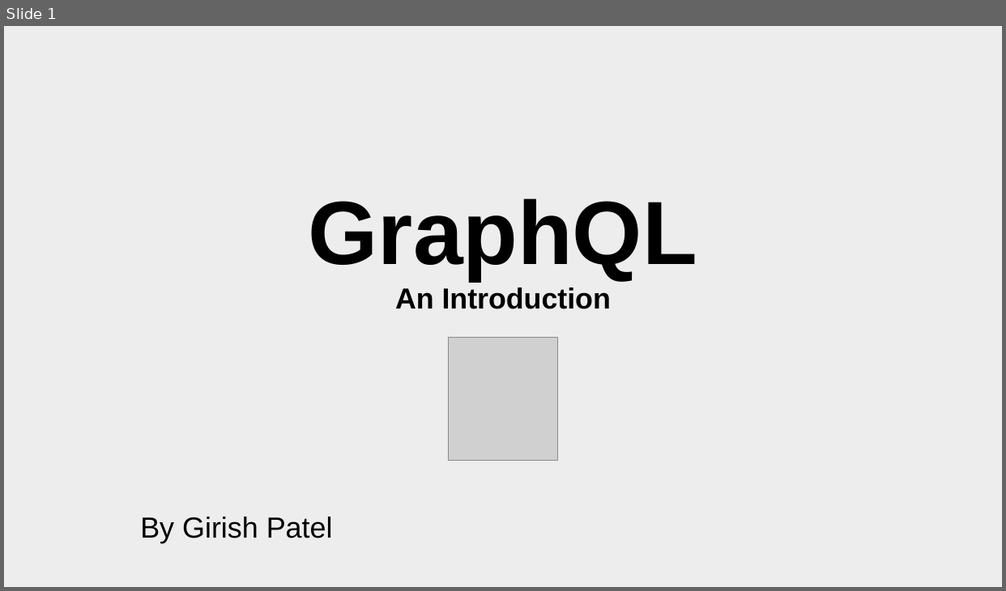
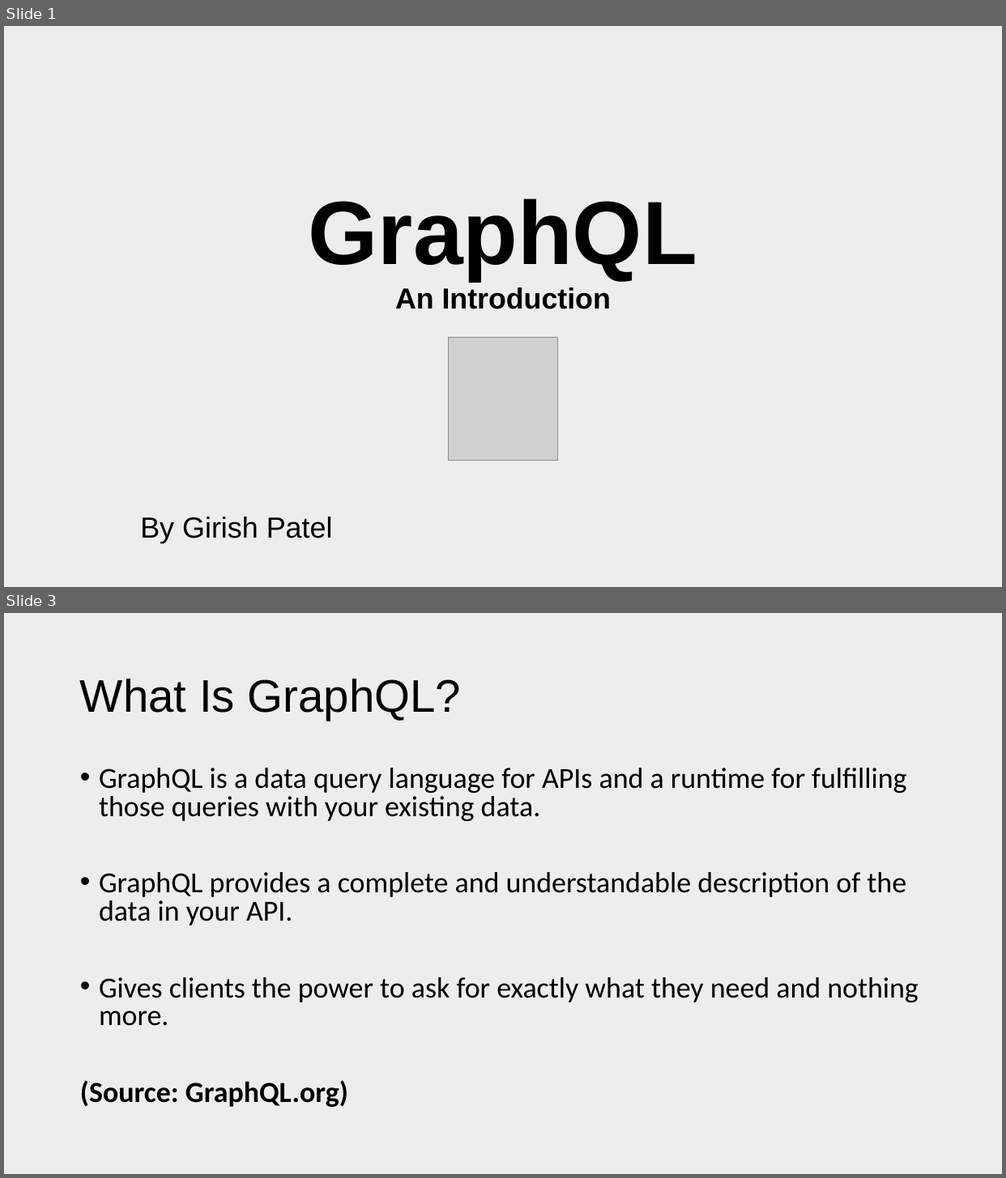
Before and after one commit to patelg123/graphql-presentation, a slide deck: current.pptx. Shown one above the other, each under a label of ours: slide 1 before the commit, slides 1 and 3 after it; the slides between them are not shown. The pictures are 1006x591 and 1006x1178 pixels, drawn with LibreOffice and Linux fonts; fonts in the diff are those of the drawing; grey boxes stand for pictures. Boxes give left, top, right and bottom in pixels: in the first picture for what was removed or moved away, otherwise in the second. Text is boxed around its words. In the diff, an @@ line names an element or a change of style, - is before the commit and + after.

```diff
--- a/current.pptx
+++ b/current.pptx
@@ slide 3 added at <box>4,613,1002,1174</box>, background #EDEDED @@
@@ title added at <box>80,679,462,720</box>, 44 pt, text #000000 @@
+What Is GraphQL?
@@ text added at <box>80,768,918,1107</box>, 28 pt, text #000000 @@
+• GraphQL is a data query language for APIs and a runtime for fulfilling those queries with your existing data.
+• GraphQL provides a complete and understandable description of the data in your API.
+• Gives clients the power to ask for exactly what they need and nothing more.
+(Source: GraphQL.org)
```
Also in this commit, not shown: 3 slides changed, 1 other slide added, 1 slide removed.
